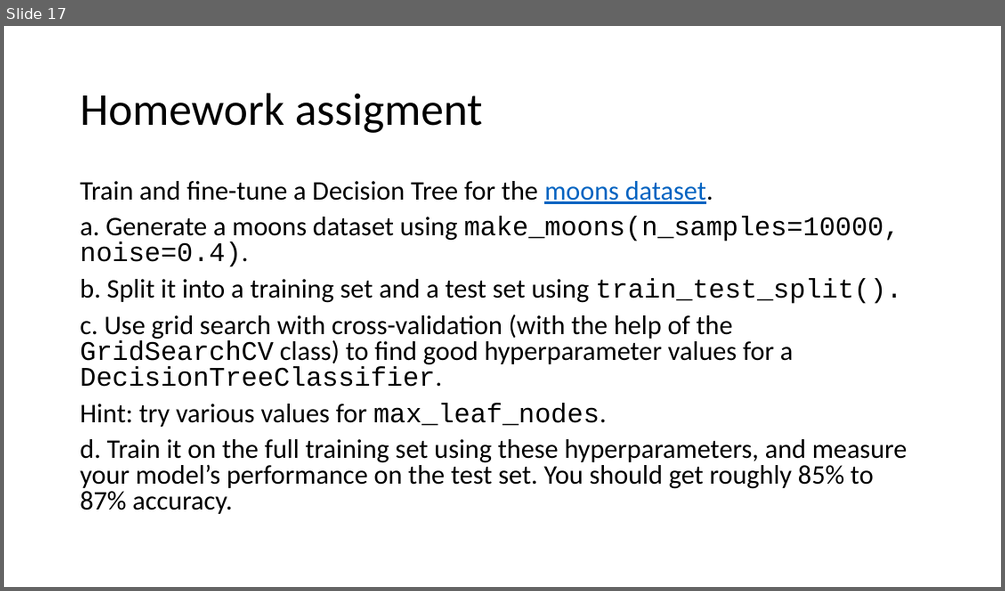
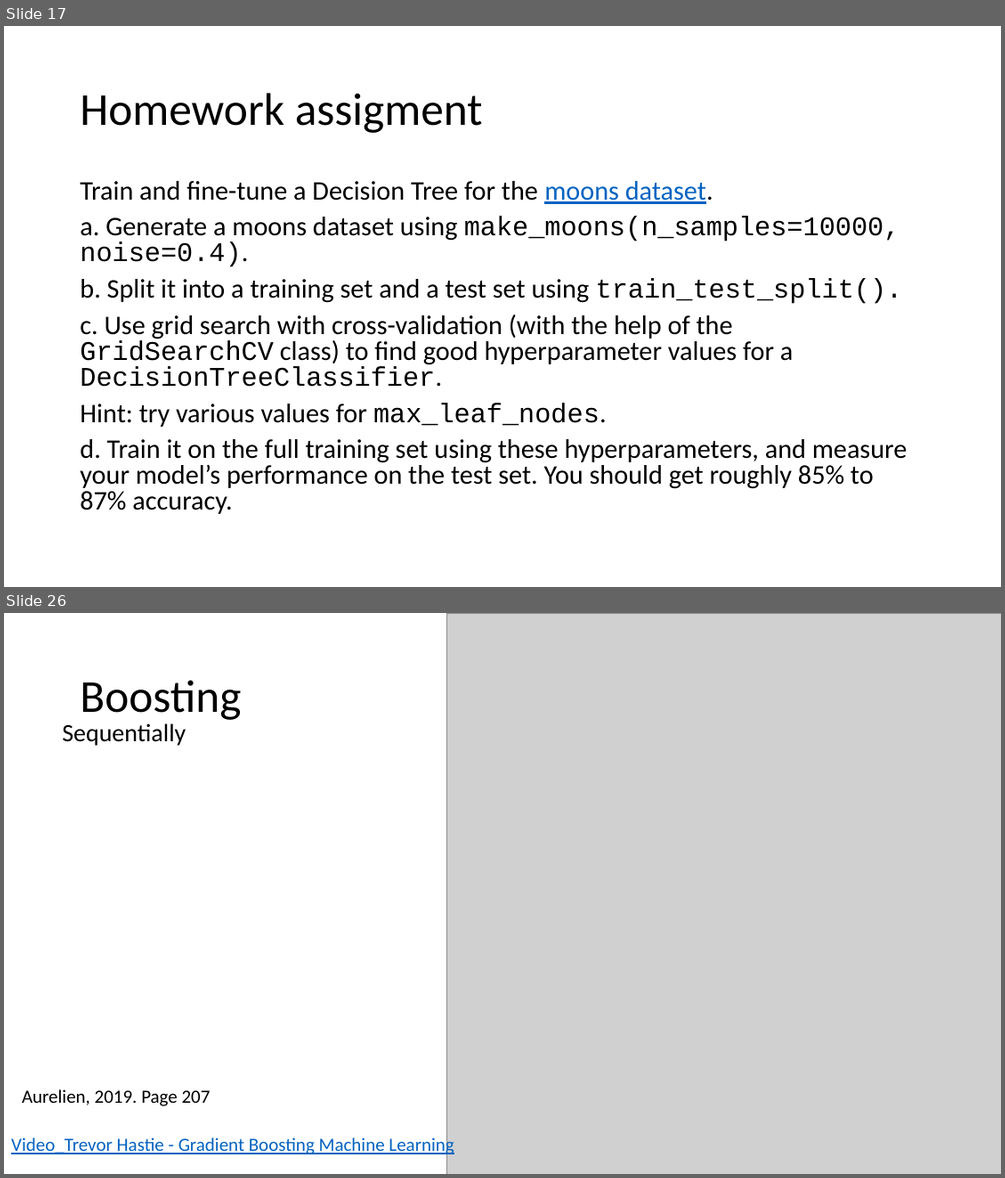
Before and after one commit to mathphysmx/teaching-ml, a slide deck: slides/08_ML_TreeBased.pptx. Shown one above the other, each under a label of ours: slide 17 before the commit, slides 17 and 26 after it; the slides between them are not shown. The pictures are 1005x591 and 1005x1178 pixels, drawn with LibreOffice and Linux fonts; fonts in the diff are those of the drawing; grey boxes stand for pictures. Boxes give left, top, right and bottom in pixels: in the first picture for what was removed or moved away, otherwise in the second. Text is boxed around its words. In the diff, an @@ line names an element or a change of style, - is before the commit and + after.

```diff
--- a/slides/08_ML_TreeBased.pptx
+++ b/slides/08_ML_TreeBased.pptx
@@ slide 26 added at box(4, 613, 1001, 1174), background #FFFFFF @@
@@ picture added at box(446, 614, 1001, 1174) @@
@@ title added at box(80, 680, 241, 720), 44 pt, text #000000 @@
+Boosting
@@ text added at box(62, 723, 186, 746), 24 pt, text #000000 @@
+Sequentially
@@ text added at box(22, 1089, 210, 1106), 18 pt, text #000000 @@
+Aurelien, 2019. Page 207
@@ text added at box(11, 1135, 453, 1157), 18 pt, text #0563C1, underline @@
+Video_Trevor Hastie - Gradient Boosting Machine Learning
```
Also in this commit, not shown: 14 other slides added, 7 other files.
